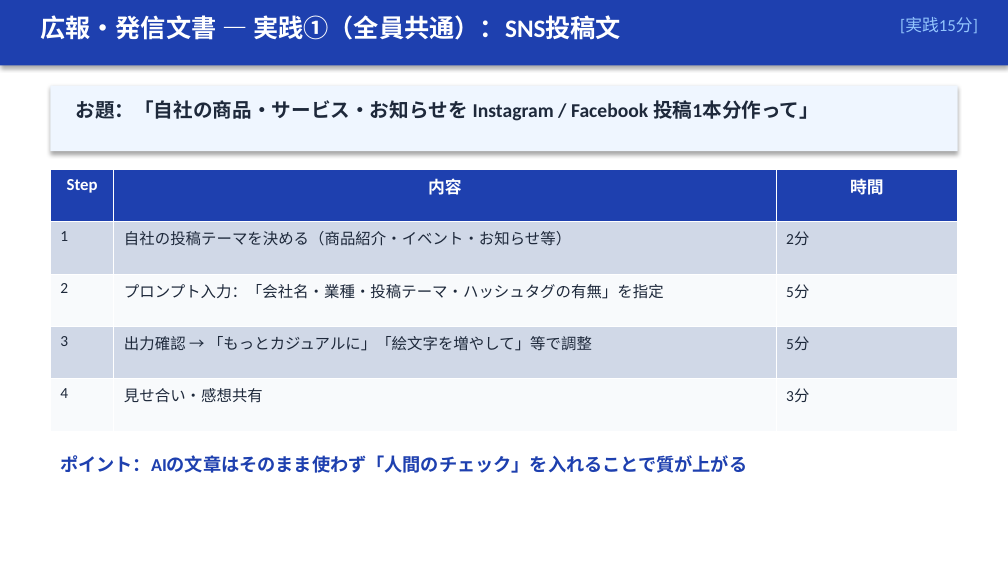
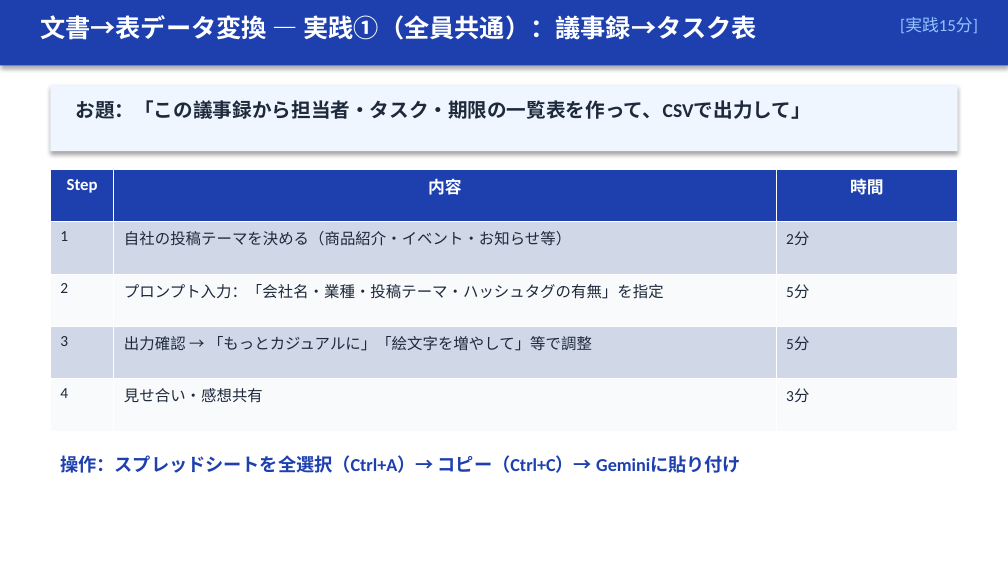
Before and after one commit to zatune-gif/kurashi-no-dodai-log, a slide deck: slide 9 of 00-01_han-ai/training-materials/course02_jissen_bunsho.pptx. Drawn at 1008x567 pixels with LibreOffice and Linux fonts; fonts in the diff are those of the drawing. Boxes give left, top, right and bottom in pixels: in the first picture for what was removed or moved away, otherwise in the second. Text is boxed around its words. In the diff, an @@ line names an element or a change of style, - is before the commit and + after.

```diff
--- a/00-01_han-ai/training-materials/course02_jissen_bunsho.pptx
+++ b/00-01_han-ai/training-materials/course02_jissen_bunsho.pptx
@@ text at [40, 15, 758, 40]: text changed @@
-広報・発信文書 — 実践①（全員共通）：SNS投稿文
+文書→表データ変換 — 実践①（全員共通）：議事録→タスク表
@@ text at [75, 100, 811, 119]: text changed @@
-お題：「自社の商品・サービス・お知らせを Instagram / Facebook 投稿1本分作って」
+お題：「この議事録から担当者・タスク・期限の一覧表を作って、CSVで出力して」
@@ text at [60, 455, 741, 473]: text changed @@
-ポイント：AIの文章はそのまま使わず「人間のチェック」を入れることで質が上がる
+操作：スプレッドシートを全選択（Ctrl+A）→ コピー（Ctrl+C）→ Geminiに貼り付け
```
Also in this commit, not shown: 9 other slides changed, 2 slides removed, 3 other files.
